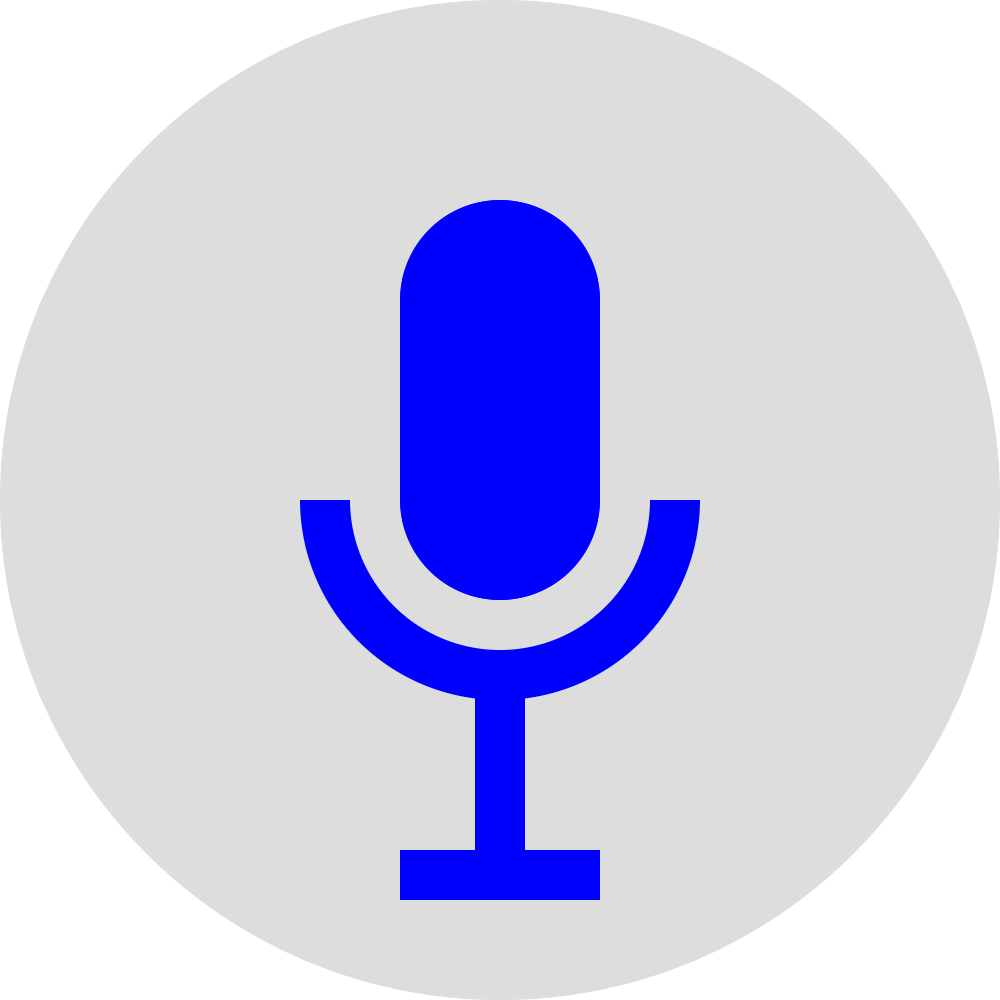
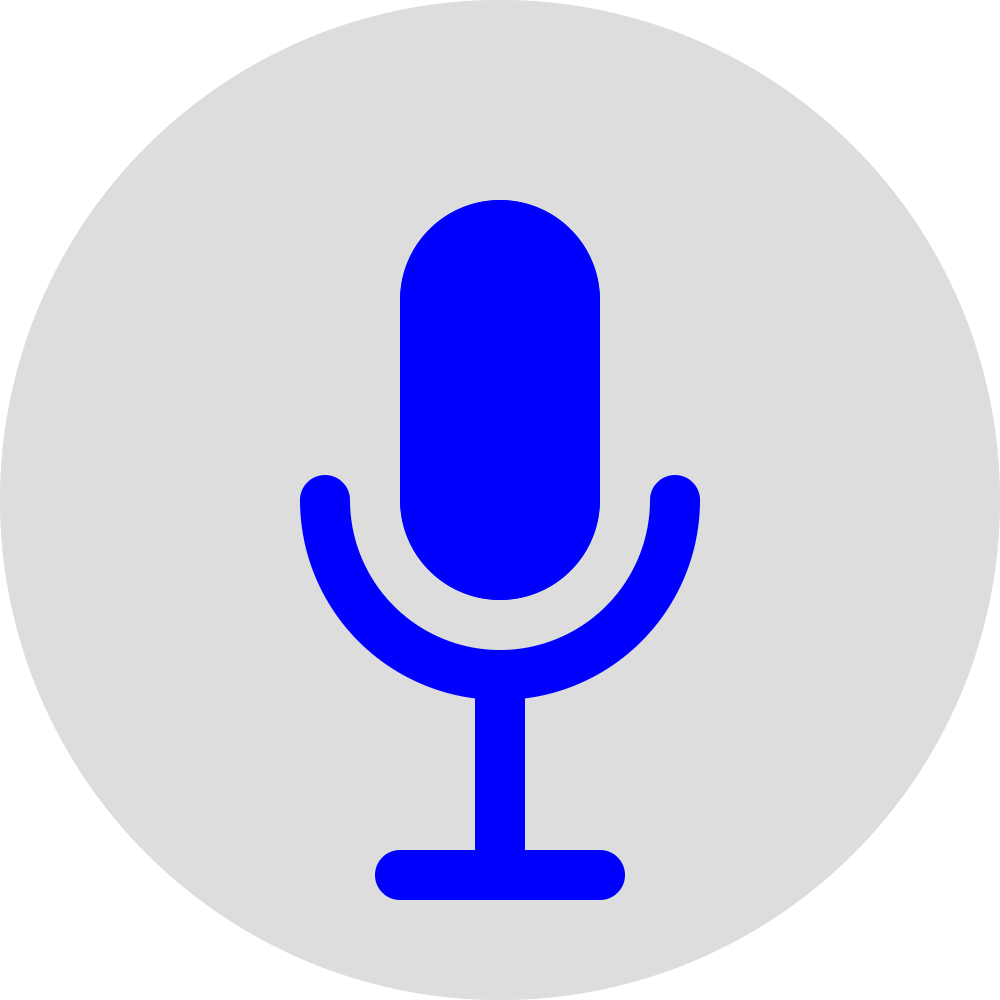
Layers edited between the first and the second 1000×1000 image:
added layer "Layer #7" above "Layer #8" over [300, 475, 700, 507]
added layer "Layer #8" above "Layer #5" over [375, 850, 625, 900]
